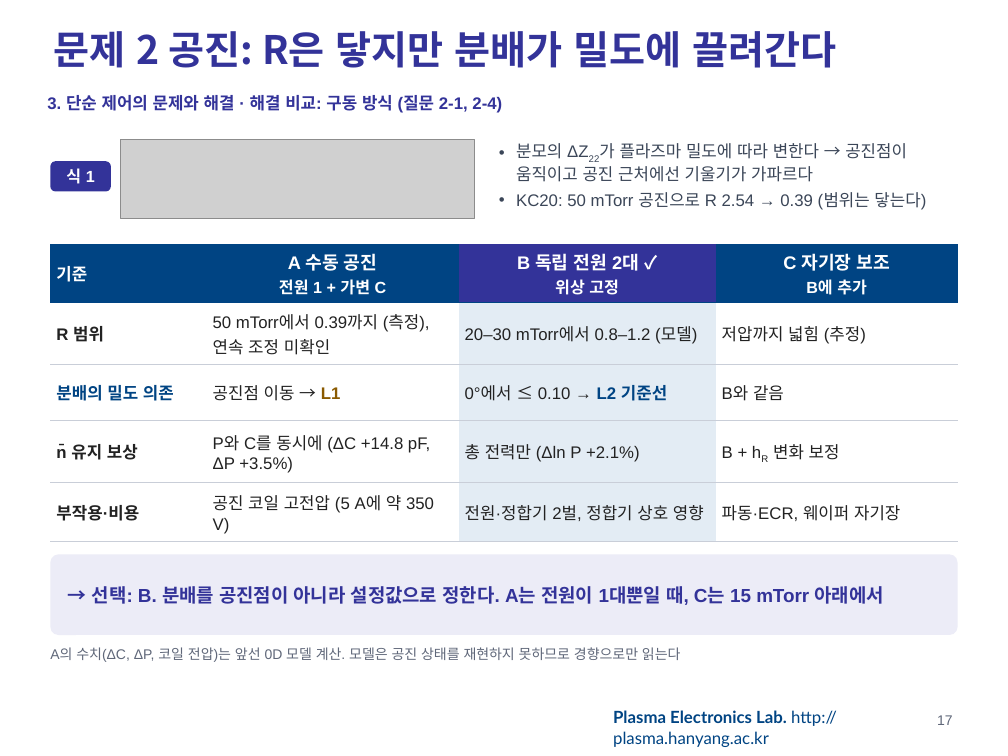
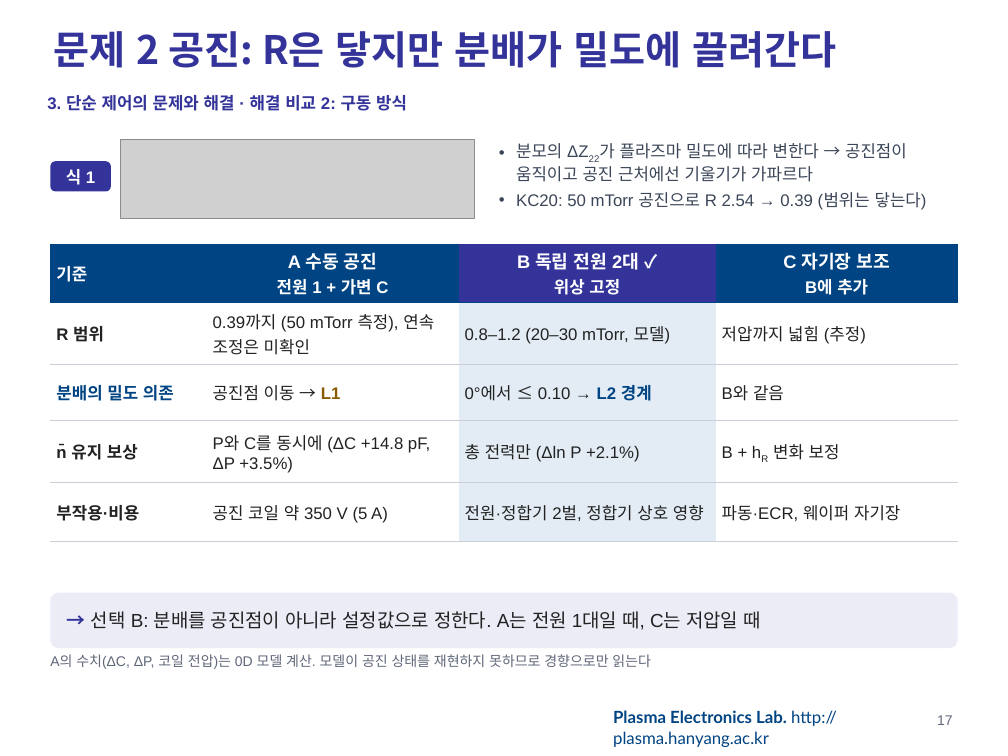
Before and after one commit to garlicjam-pyo/plasma, a slide deck: slide 17 of presentations/1차발표_최종.pptx. Drawn at 1008x756 pixels with LibreOffice and Linux fonts; fonts in the diff are those of the drawing; grey boxes stand for pictures; background and template pictures are left out. Boxes give left, top, right and bottom in pixels: in the first picture for what was removed or moved away, otherwise in the second. Text is boxed around its words. In the diff, an @@ line names an element or a change of style, - is before the commit and + after.

```diff
--- a/presentations/1차발표_최종.pptx
+++ b/presentations/1차발표_최종.pptx
@@ text at box(47, 95, 407, 111): text changed @@
-3. 단순 제어의 문제와 해결 · 해결 비교: 구동 방식 (질문 2-1, 2-4)
+3. 단순 제어의 문제와 해결 · 해결 비교 2: 구동 방식
@@ table at box(50, 244, 958, 541) @@
-row 2, column 2: 50 mTorr에서 0.39까지 (측정), 연속 조정 미확인
+row 2, column 2: 0.39까지 (50 mTorr 측정), 연속 조정은 미확인
-row 2, column 3: 20–30 mTorr에서 0.8–1.2 (모델)
+row 2, column 3: 0.8–1.2 (20–30 mTorr, 모델)
-row 3, column 3: 0°에서 ≤ 0.10 → L2 기준선
+row 3, column 3: 0°에서 ≤ 0.10 → L2 경계
-row 5, column 2: 공진 코일 고전압 (5 A에 약 350 V)
+row 5, column 2: 공진 코일 약 350 V (5 A)
@@ size 11.5 to 12 pt in "전원 1 + 가변 C", "위상 고정", "B에 추가" @@
@@ rounded rectangle "→ 선택 B: 분배를 공진점이 ...": place and size @@
-rounded rectangle "→ 선택 B: 분배를 공진점이 ..." at box(50, 554, 958, 635)
+rounded rectangle "→ 선택 B: 분배를 공진점이 ..." at box(50, 593, 958, 648)
@@ rounded rectangle "→ 선택 B: 분배를 공진점이 ..." at box(50, 593, 958, 648): proportions changed @@
@@ text in rounded rectangle at box(91, 611, 760, 630): text changed; text colour #333399 to #222222; bold off @@
-→ 선택: B. 분배를 공진점이 아니라 설정값으로 정한다. A는 전원이 1대뿐일 때, C는 15 mTorr 아래에서
+→ 선택 B: 분배를 공진점이 아니라 설정값으로 정한다. A는 전원 1대일 때, C는 저압일 때
@@ text at box(50, 654, 651, 669): text changed @@
-A의 수치(ΔC, ΔP, 코일 전압)는 앞선 0D 모델 계산. 모델은 공진 상태를 재현하지 못하므로 경향으로만 읽는다
+A의 수치(ΔC, ΔP, 코일 전압)는 0D 모델 계산. 모델이 공진 상태를 재현하지 못하므로 경향으로만 읽는다
```
Also in this commit, not shown: 34 other slides changed, 3 other files.
